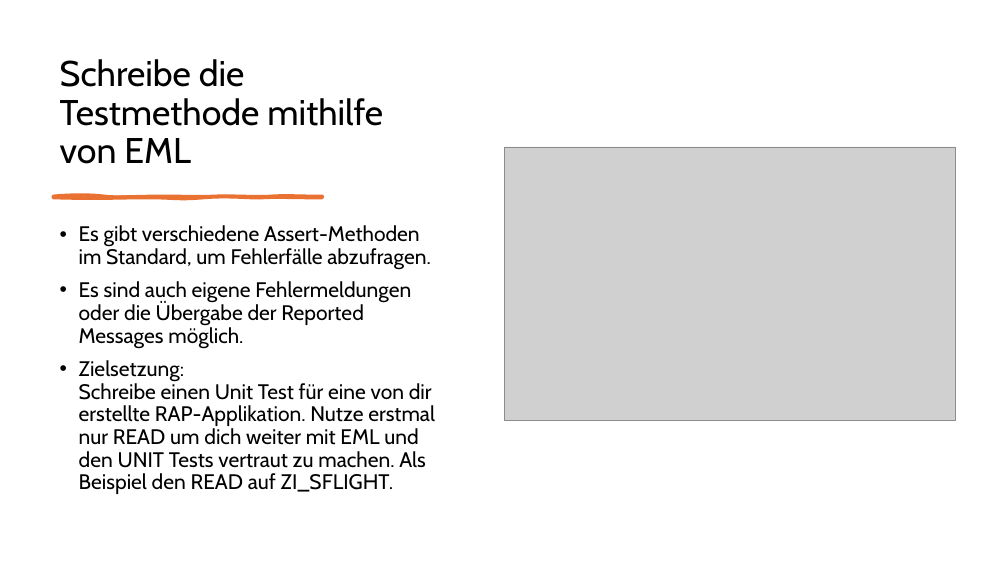
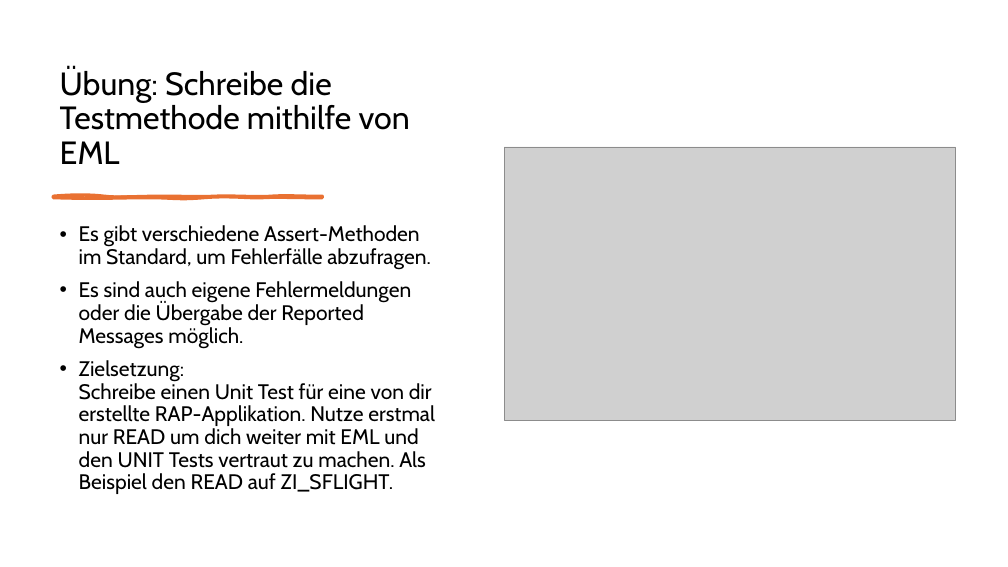
Before and after one commit to MatLange/Schulung, a slide deck: slide 15 of RAP Presentationen/Tag5.1 - RAP_UNIT_TEST_DE.pptx (slide 11 before the commit). Drawn at 1008x567 pixels with LibreOffice and Linux fonts; fonts in the diff are those of the drawing; grey boxes stand for pictures. Boxes give left, top, right and bottom in pixels: in the first picture for what was removed or moved away, otherwise in the second. Text is boxed around its words. In the diff, an @@ line names an element or a change of style, - is before the commit and + after.

```diff
--- a/RAP Presentationen/Tag5.1 - RAP_UNIT_TEST_DE.pptx
+++ b/RAP Presentationen/Tag5.1 - RAP_UNIT_TEST_DE.pptx
@@ title at bbox=[60, 67, 410, 164]: text changed; size 34 to 30.6 pt @@
-Schreibe die Testmethode mithilfe von EML
+Übung: Schreibe die Testmethode mithilfe von EML
```
Also in this commit, not shown: 5 other slides changed, 4 slides added, 1 other file.
